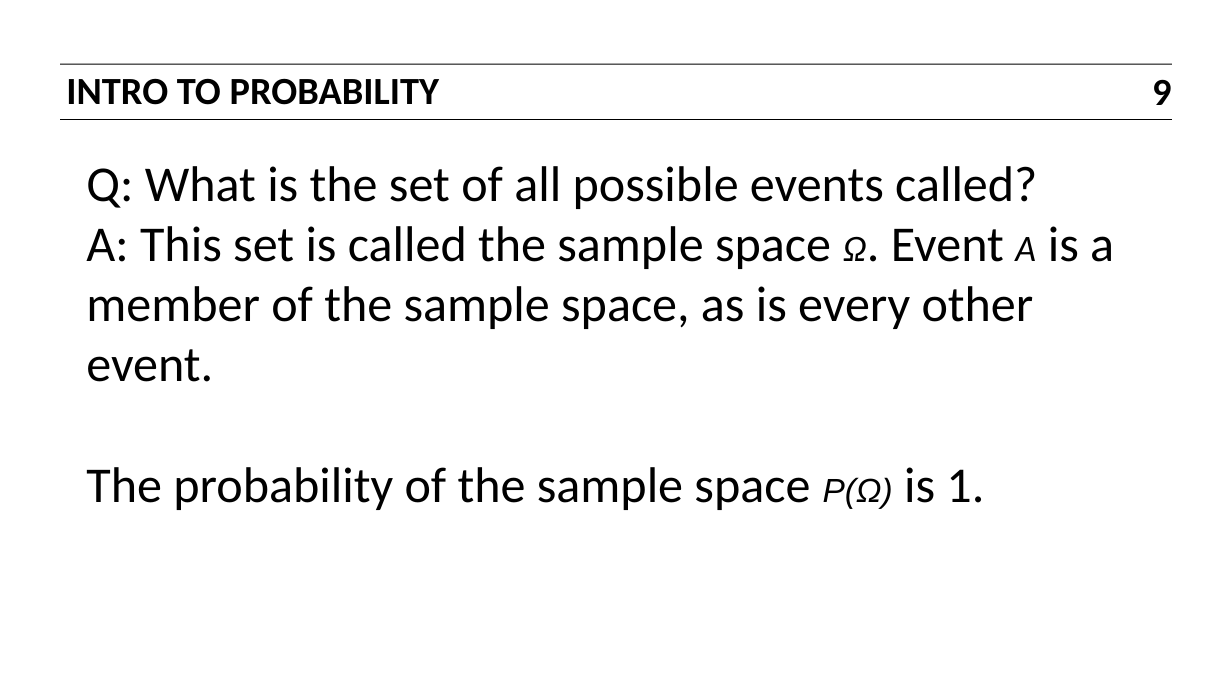
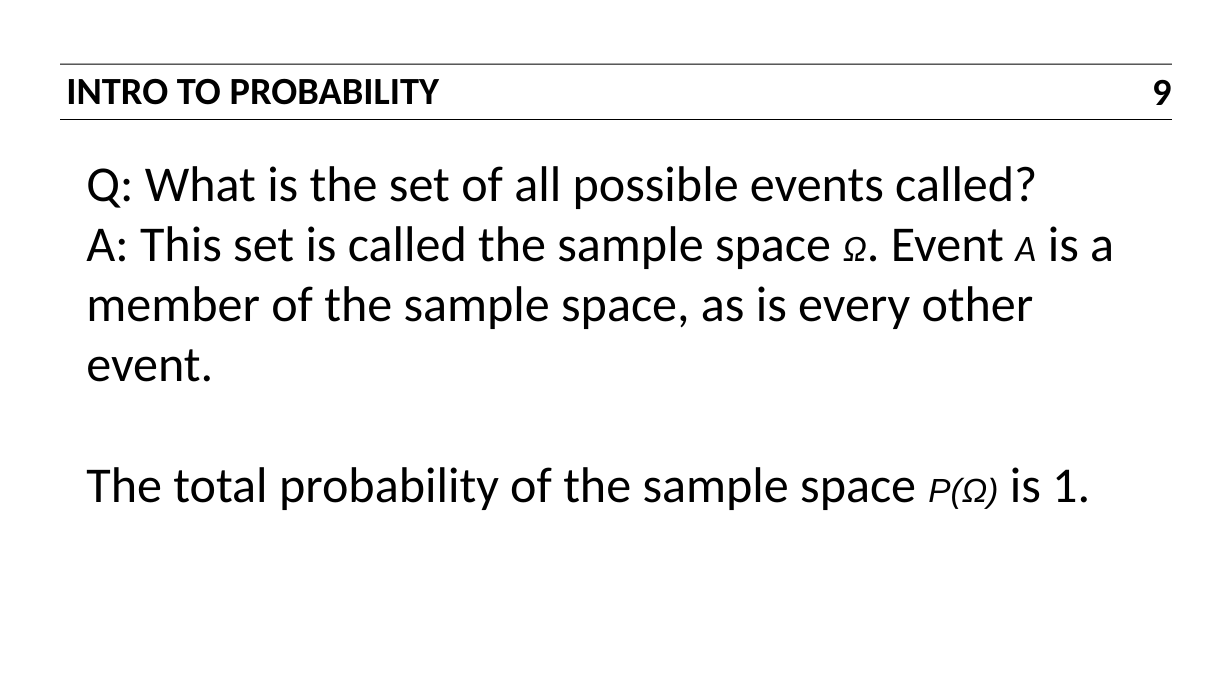
Before and after one commit to ajschumacher/gadsdc, a slide deck: slide 9 of 06_naive_bayes/slides.pptx. Drawn at 1232x692 pixels with LibreOffice and Linux fonts; fonts in the diff are those of the drawing. Boxes give left, top, right and bottom in pixels: in the first picture for what was removed or moved away, otherwise in the second. Text is boxed around its words. In the diff, an @@ line names an element or a change of style, - is before the commit and + after.

```diff
--- a/06_naive_bayes/slides.pptx
+++ b/06_naive_bayes/slides.pptx
@@ text at (86, 467, 1090, 510): text changed @@
-The probability of the sample space P(Ω) is 1.
+The total probability of the sample space P(Ω) is 1.
```
Also in this commit, not shown: 19 other slides changed, 3 slides added, 1 other file.
